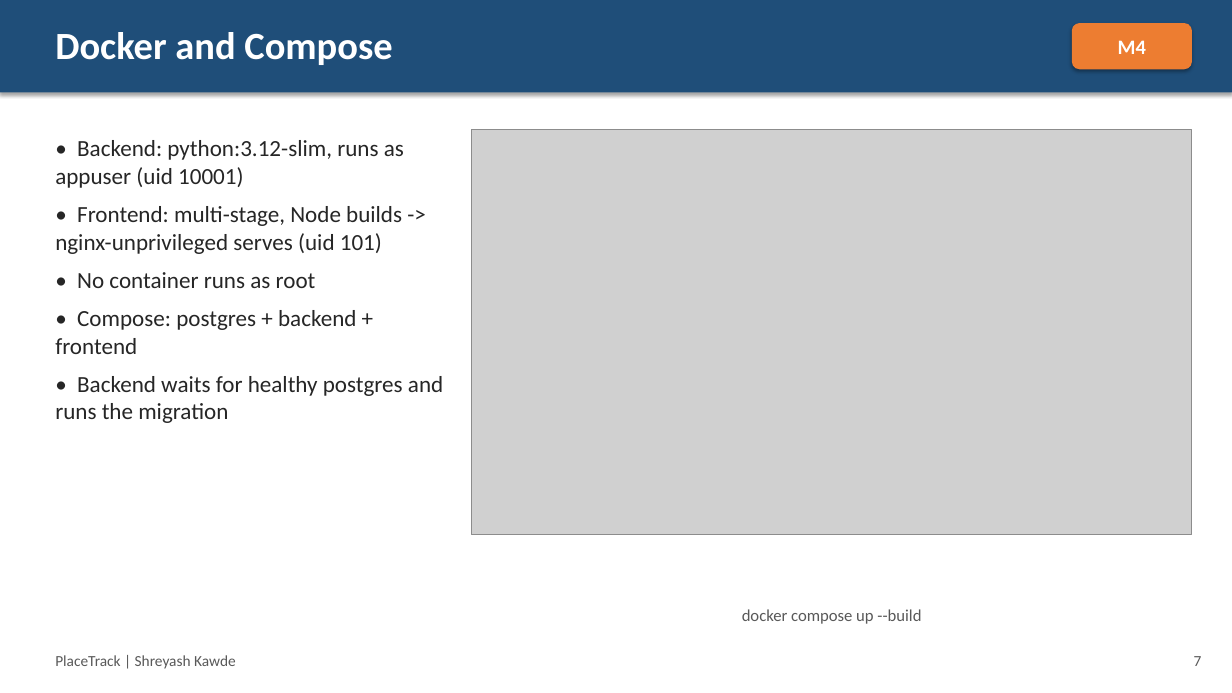
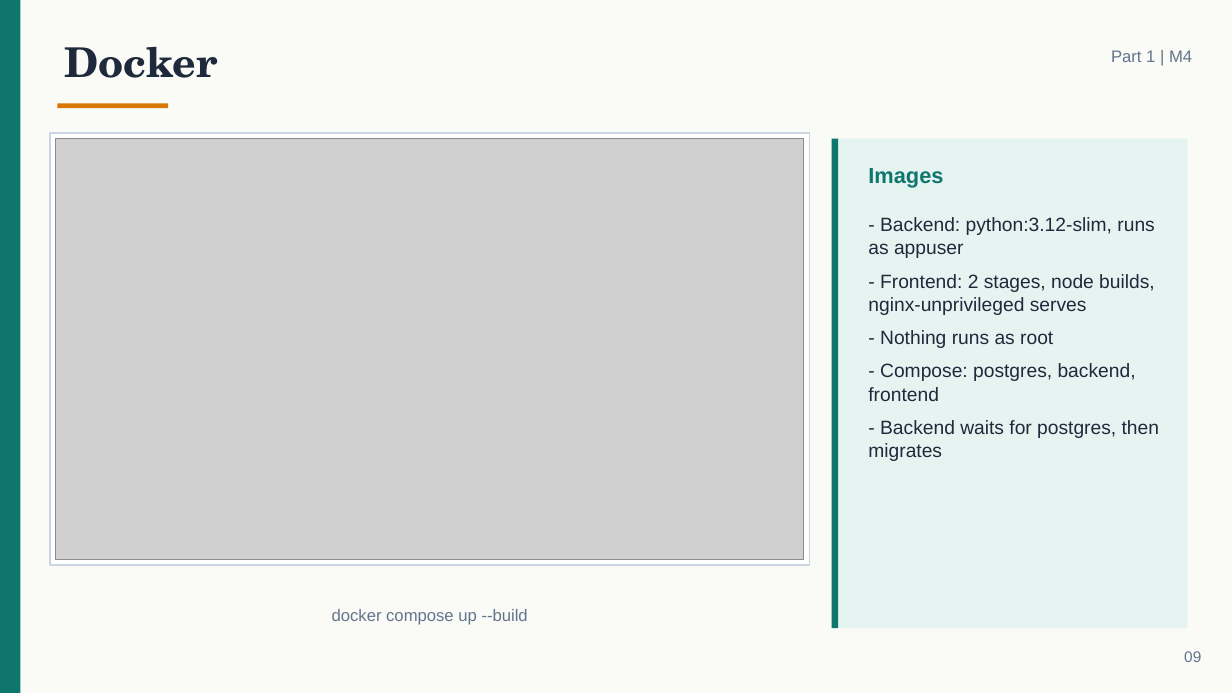
Before and after one commit to Shreyash-Beyond-Journeys-End/Devops_Final_Project, a slide deck: slide 9 of PlaceTrack-Capstone.pptx (slide 7 before the commit). Drawn at 1232x693 pixels with LibreOffice and Linux fonts; fonts in the diff are those of the drawing; grey boxes stand for pictures. Boxes give left, top, right and bottom in pixels: in the first picture for what was removed or moved away, otherwise in the second. Text is boxed around its words. In the diff, an @@ line names an element or a change of style, - is before the commit and + after.

```diff
--- a/PlaceTrack-Capstone.pptx
+++ b/PlaceTrack-Capstone.pptx
@@ rectangle removed at bbox=[0, 0, 1232, 92] @@
@@ rectangle added at bbox=[0, 0, 1232, 693], fill #FAFAF7 @@
@@ rectangle added at bbox=[0, 0, 20, 693], fill #0F766E @@
@@ rounded rectangle removed at bbox=[1072, 23, 1192, 69] @@
-M4
@@ text at bbox=[64, 46, 217, 78]: text changed; size 30 to 32 pt; font Calibri to TeX Gyre Schola; text colour #FFFFFF to #1E293B @@
-Docker and Compose
+Docker
@@ text added at bbox=[1111, 50, 1192, 62], 13 pt, text #64748B @@
+Part 1 | M4
@@ rectangle added at bbox=[57, 104, 168, 108], fill #D97706 @@
@@ rectangle added at bbox=[50, 133, 810, 566], fill #FFFFFF, outline #CBD5E1 1 pt @@
@@ picture: place and size @@
-picture at bbox=[471, 129, 1192, 535]
+picture at bbox=[55, 139, 804, 560]
@@ rectangle added at bbox=[832, 139, 1188, 628], fill #E6F4F1 @@
@@ rectangle added at bbox=[832, 139, 838, 628], fill #0F766E @@
@@ text added at bbox=[868, 168, 943, 188], 17 pt, text #0F766E, bold @@
+Images
@@ text at bbox=[868, 217, 1159, 461]: text changed; size 18 to 15 pt; font Calibri to Arial; text colour #262626 to #1E293B @@
-• Backend: python:3.12-slim, runs as appuser (uid 10001)
-• Frontend: multi-stage, Node builds -> nginx-unprivileged serves (uid 101)
-• No container runs as root
-• Compose: postgres + backend + frontend
-• Backend waits for healthy postgres and runs the migration
+- Backend: python:3.12-slim, runs as appuser
+- Frontend: 2 stages, node builds, nginx-unprivileged serves
+- Nothing runs as root
+- Compose: postgres, backend, frontend
+- Backend waits for postgres, then migrates
@@ text "docker compose up --build": place and size @@
-text "docker compose up --build" at bbox=[742, 609, 921, 624]
+text "docker compose up --build" at bbox=[332, 609, 528, 625]
@@ text "docker compose up --build" at bbox=[332, 609, 528, 625]: font Calibri to Arial, text colour #595959 to #64748B; less space between paragraphs @@
@@ text removed at bbox=[55, 655, 236, 669] @@
-PlaceTrack | Shreyash Kawde
@@ text added at bbox=[1184, 651, 1201, 662], 12 pt, text #64748B @@
+09
@@ text removed at bbox=[1194, 656, 1202, 666] @@
-7
```
Also in this commit, not shown: 10 other slides changed, 14 slides added, 9 slides removed, 1 other file.
